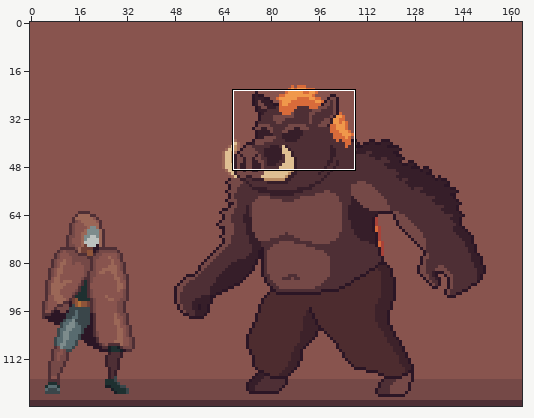
A pixel-art file gets an edit: Personal_Roberto/ASEPRITE/3. Enemies/BÁSICOS/Jabalí/Jabalí.aseprite. The first picture is a wide view before the edit; the outline marks the close-up.
Close-up. Before:
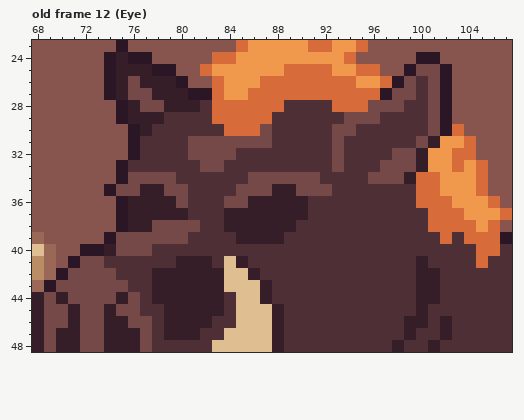
164x128 pixels, 13 frames. Colours within 5 levels of each other are drawn and written as one. Shown: old frame 12 (Eye): x 68..107, y 23..48. The commit also changed other frames or places, which this record leaves out.
After the commit:
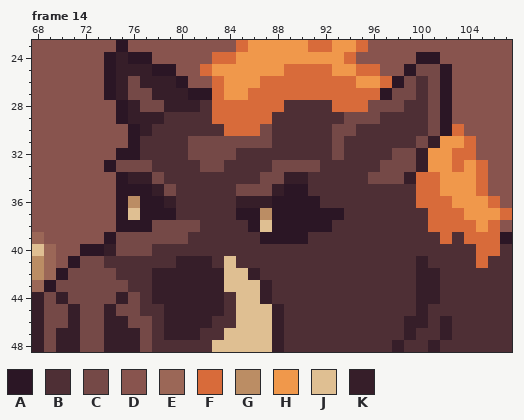
Palette (. is transparent): A #2b1625  B #4e2f35  C #754947  D #88544e  E #9b6757  F #d86b3a  G #bb8d64  H #f0984b  J #dfbf92  K #361e29
A new or re-ordered frame is compared with the old frame closest to it.
Changes in this commit:
{"change": "frames 13 -> 15"}
{"where": "frame 14 is new; against old frame 12 (Eye), layer \"Flattened\""}
{"frame":14,"y":32,"x":75,"old":"D","new":"A"}
{"frame":14,"y":33,"x":74,"old":"DABB","new":"ACCC"}
{"frame":14,"y":33,"x":88,"old":"BBBB","new":"CCCC"}
{"frame":14,"y":33,"x":93,"old":"C","new":"B"}
{"frame":14,"y":34,"x":76,"old":"CC","new":"KK"}
{"frame":14,"y":34,"x":79,"old":"C","new":"B"}
{"frame":14,"y":34,"x":86,"old":"C","new":"B"}
{"frame":14,"y":34,"x":89,"old":"CCC","new":"KKB"}
{"frame":14,"y":35,"x":74,"old":"ACCK","new":"DAAA"}
{"frame":14,"y":35,"x":80,"old":"C","new":"B"}
{"frame":14,"y":35,"x":89,"old":"KCCC","new":"AABB"}
{"frame":14,"y":36,"x":76,"old":"KKK","new":"GAA"}
{"frame":14,"y":36,"x":80,"old":"C","new":"B"}
{"frame":14,"y":36,"x":84,"old":"CC","new":"BK"}
{"frame":14,"y":36,"x":88,"old":"KKKB","new":"AAAA"}
{"frame":14,"y":37,"x":76,"old":"KKKKK","new":"JAAAB"}
{"frame":14,"y":37,"x":84,"old":"KKKKKKKBBB","new":"BAAGAAAAAA"}
{"frame":14,"y":38,"x":76,"old":"KK","new":"AA"}
{"frame":14,"y":38,"x":84,"old":"KKKKKKBBB","new":"BBAJAAAAA"}
{"frame":14,"y":39,"x":85,"old":"KKKKBB","new":"BBAAAA"}
{"frame":14,"y":41,"x":85,"old":"K","new":"B"}
